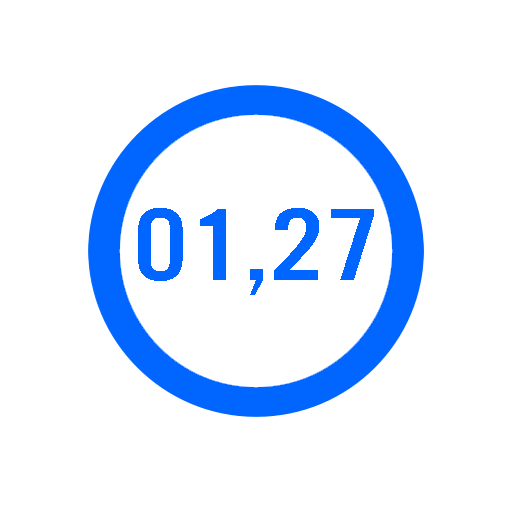
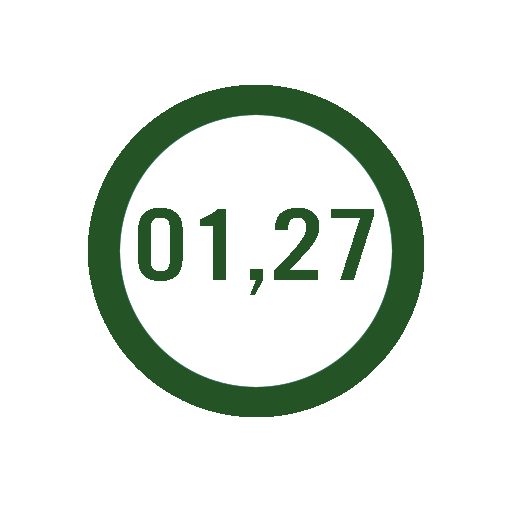
Layered file, before and after one edit (512 × 512). Changes by layer:
painted on "01,27" over [138,208,374,295]
painted on "Layer 1" over [88,85,424,417]
